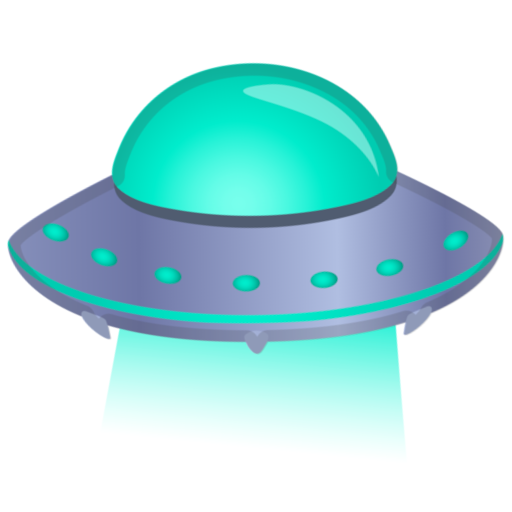
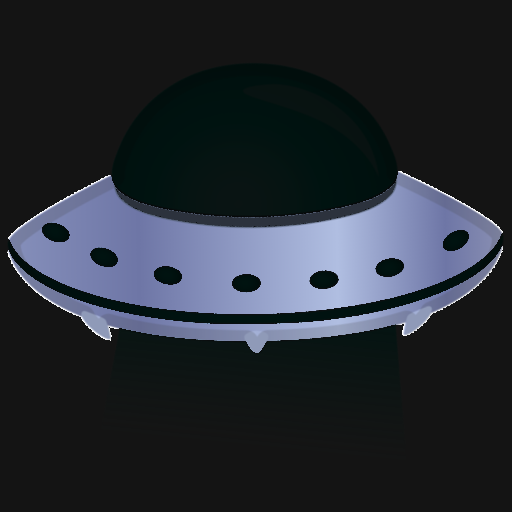
Layer changes from the first 512×512 image to the second:
showed "coloring", opacity 100% → 92%, blend lch hue → hue, painted on it over [0, 0, 512, 512]
